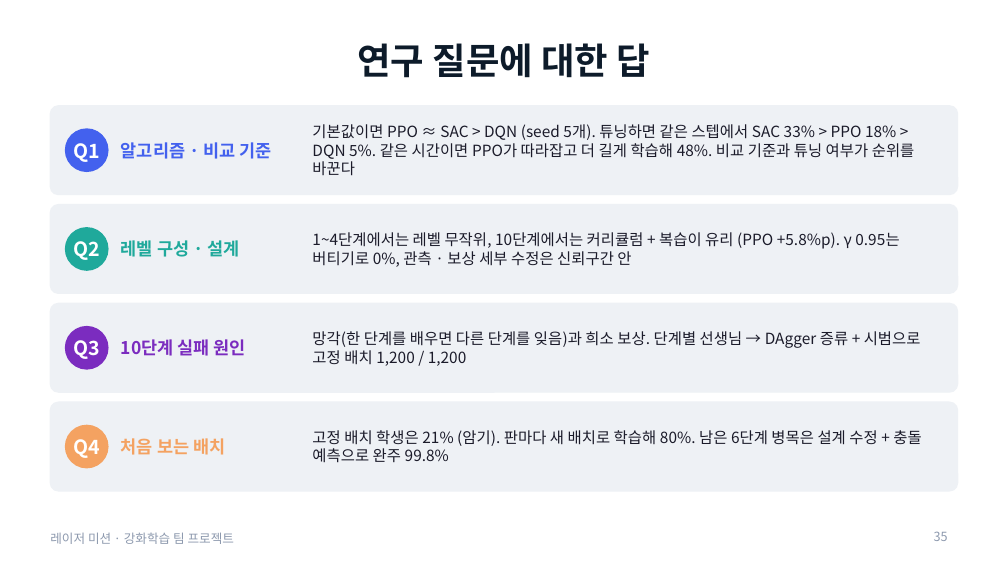
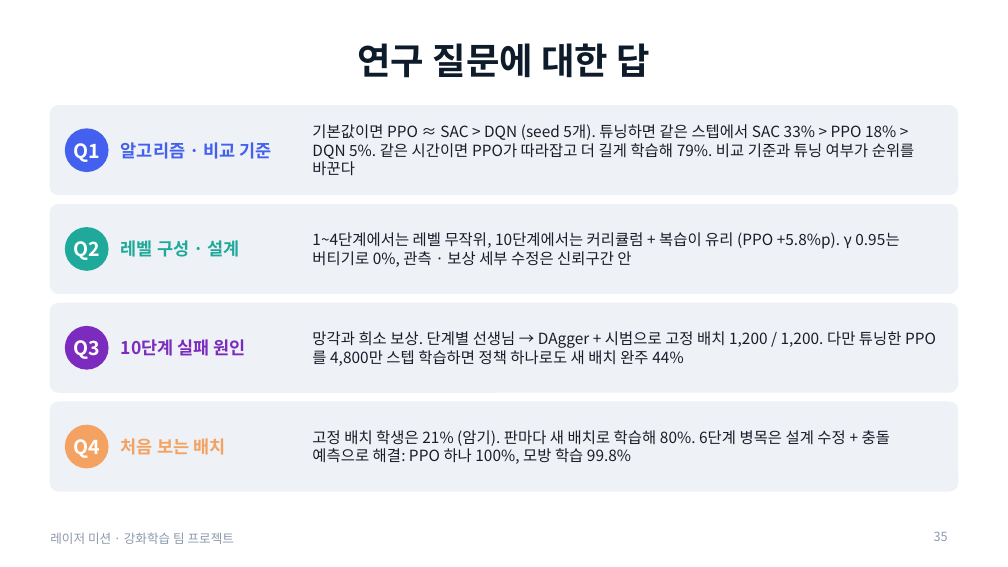
Before and after one commit to changxeokSong/reinforcement_learning, a slide deck: slide 35 of docs/LaserMission_presentation.pptx. Drawn at 1008x567 pixels with LibreOffice and Linux fonts; fonts in the diff are those of the drawing. Boxes give left, top, right and bottom in pixels: in the first picture for what was removed or moved away, otherwise in the second. Text is boxed around its words. In the diff, an @@ line names an element or a change of style, - is before the commit and + after.

```diff
--- a/docs/LaserMission_presentation.pptx
+++ b/docs/LaserMission_presentation.pptx
@@ text at (x1=312, y1=124, x2=915, y2=176): text changed @@
-기본값이면 PPO ≈ SAC > DQN (seed 5개). 튜닝하면 같은 스텝에서 SAC 33% > PPO 18% > DQN 5%. 같은 시간이면 PPO가 따라잡고 더 길게 학습해 48%. 비교 기준과 튜닝 여부가 순위를 바꾼다
+기본값이면 PPO ≈ SAC > DQN (seed 5개). 튜닝하면 같은 스텝에서 SAC 33% > PPO 18% > DQN 5%. 같은 시간이면 PPO가 따라잡고 더 길게 학습해 79%. 비교 기준과 튜닝 여부가 순위를 바꾼다
@@ text at (x1=312, y1=331, x2=902, y2=366): text changed @@
-망각(한 단계를 배우면 다른 단계를 잊음)과 희소 보상. 단계별 선생님 → DAgger 증류 + 시범으로 고정 배치 1,200 / 1,200
+망각과 희소 보상. 단계별 선생님 → DAgger + 시범으로 고정 배치 1,200 / 1,200. 다만 튜닝한 PPO를 4,800만 스텝 학습하면 정책 하나로도 새 배치 완주 44%
@@ text at (x1=312, y1=430, x2=890, y2=464): text changed @@
-고정 배치 학생은 21% (암기). 판마다 새 배치로 학습해 80%. 남은 6단계 병목은 설계 수정 + 충돌 예측으로 완주 99.8%
+고정 배치 학생은 21% (암기). 판마다 새 배치로 학습해 80%. 6단계 병목은 설계 수정 + 충돌 예측으로 해결: PPO 하나 100%, 모방 학습 99.8%
```
Also in this commit, not shown: 8 other slides changed, 1 slide added, 1 slide removed, 5 other files.
